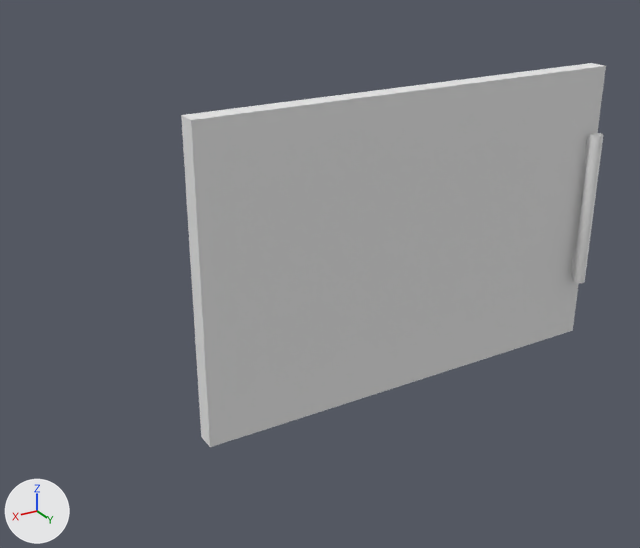
An edit to the Blender file Assets/models/house/floor02/bedroom_sw/paintings/bedroom_sw_painting01.blend, drawn before and after from the same camera.
The view is the same before and after, from a camera (50 mm lens) standing at (2.7, 2.38, 1.19) and looking at (1.2, -0.12, -0.06). Lighting does not change. The marker at lower left points along +X, +Y and +Z.

In view in the first picture: 'frame', 'hinge_cylinder', 'paper_backing'.
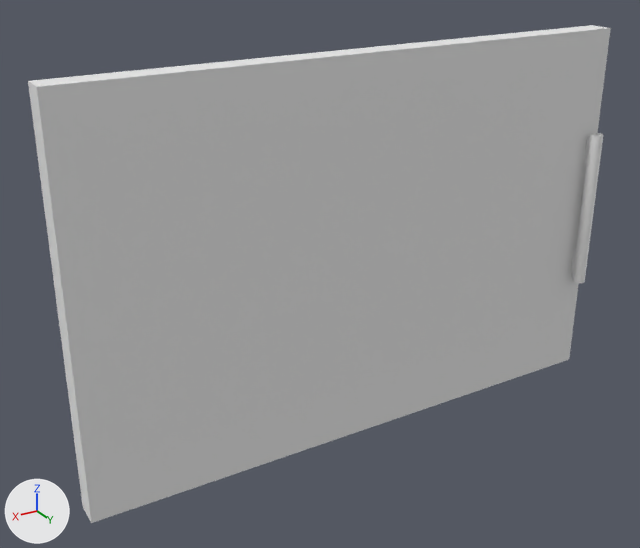
Location of each change, [x1, y1, x2, y2] in pixels of the pictures (640 x 548 px):
'paper_backing', rescaled (38% wider, 30% taller)
    before: [194, 68, 604, 444]
    after: [42, 30, 608, 518]
'frame', rescaled (37% wider, 30% taller)
    before: [181, 63, 606, 447]
    after: [28, 25, 611, 523]

Patch to the scene script:
```diff
--- a/Assets/models/house/floor02/bedroom_sw/paintings/bedroom_sw_painting01.blend.py
+++ b/Assets/models/house/floor02/bedroom_sw/paintings/bedroom_sw_painting01.blend.py
@@ ob_paper_backing @@
 ob_paper_backing.rotation_euler = (0.0, 0.0, 3.142)  # degrees (0, 0, 180)
+ob_paper_backing.scale = (1.25, 1.25, 1.25)
@@ ob_frame @@
 ob_frame.location = (-0.047, -0.039, 0.0)
-ob_frame.scale = (0.845, 0.695, 1.0)
+ob_frame.scale = (1.06, 0.869, 1.25)
```
